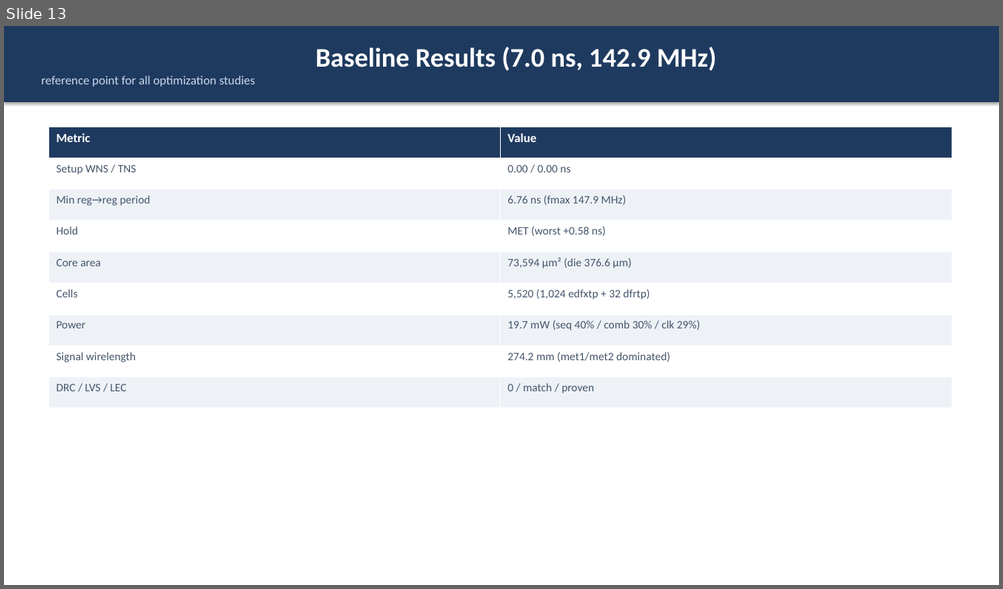
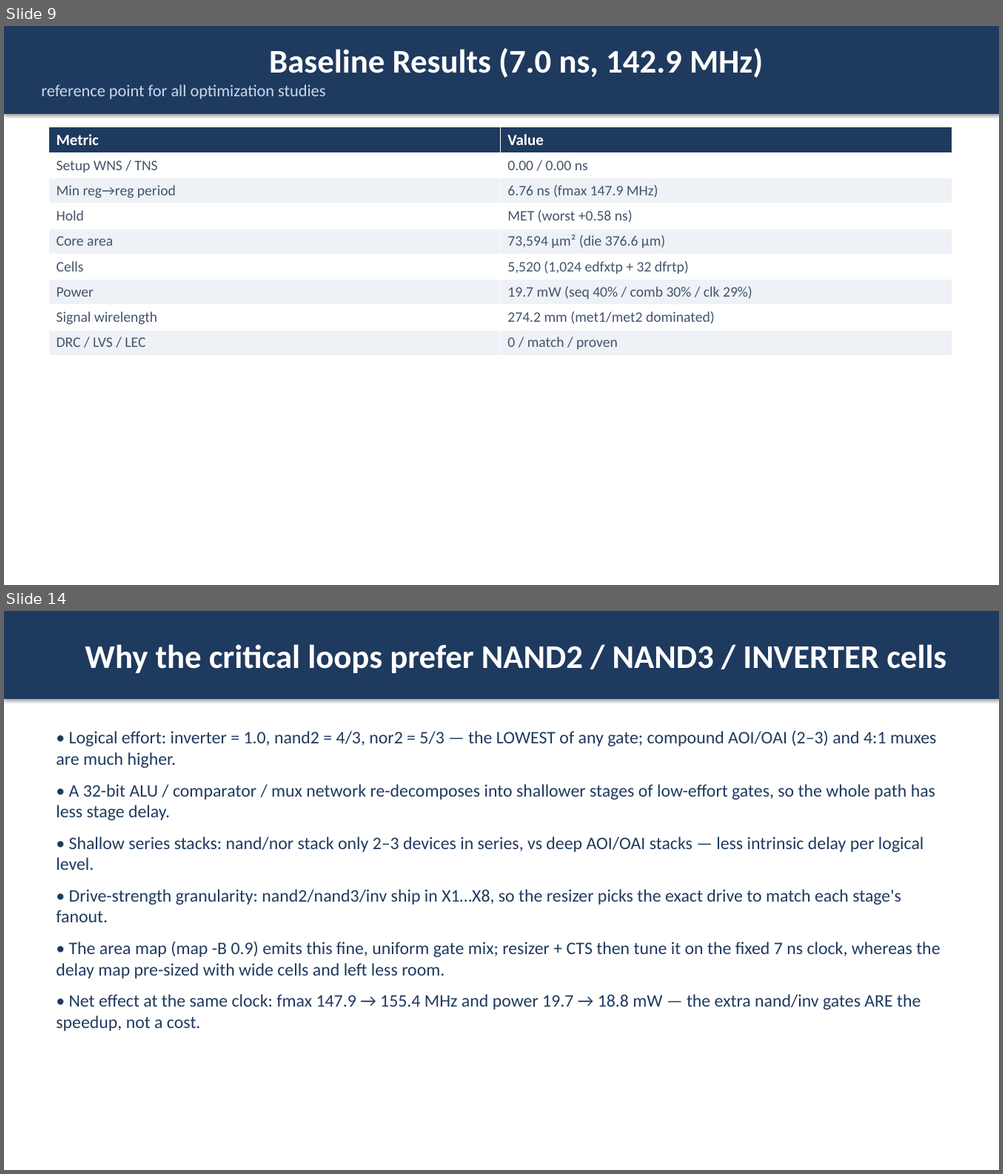
Before and after one commit to wuhannus/lunarch, a slide deck: flow/LUNARCH_AI_Driven_Chip_Design.pptx. Shown one above the other, each under a label of ours: slide 13 before the commit, slides 9 and 14 after it; the slides between them are not shown. The pictures are 1003x589 and 1003x1174 pixels, drawn with LibreOffice and Linux fonts; fonts in the diff are those of the drawing. Boxes give left, top, right and bottom in pixels: in the first picture for what was removed or moved away, otherwise in the second. Text is boxed around its words. In the diff, an @@ line names an element or a change of style, - is before the commit and + after.

Commit message:
Deck: add two-loop diagram + extra-cell table and NAND/NAND3/INV reasoning after the cell-type page

```diff
--- a/flow/LUNARCH_AI_Driven_Chip_Design.pptx
+++ b/flow/LUNARCH_AI_Driven_Chip_Design.pptx
@@ slide 14 added at [4,611,999,1170], background #FFFFFF @@
@@ rectangle added at [4,611,999,699], fill #1F3A5F, 32 pt, text #FFFFFF, bold @@
+Why the critical loops prefer NAND2 / NAND3 / INVERTER cells
@@ text added at [56,731,939,1031], 17 pt, text #1F3A5F @@
+• Logical effort: inverter = 1.0, nand2 = 4/3, nor2 = 5/3 — the LOWEST of any gate; compound AOI/OAI (2–3) and 4:1 muxes are much higher.
+• A 32-bit ALU / comparator / mux network re-decomposes into shallower stages of low-effort gates, so the whole path has less stage delay.
+• Shallow series stacks: nand/nor stack only 2–3 devices in series, vs deep AOI/OAI stacks — less intrinsic delay per logical level.
+• Drive-strength granularity: nand2/nand3/inv ship in X1…X8, so the resizer picks the exact drive to match each stage's fanout.
+• The area map (map -B 0.9) emits this fine, uniform gate mix; resizer + CTS then tune it on the fixed 7 ns clock, whereas the delay map pre-sized with wide cells and left less room.
+• Net effect at the same clock: fmax 147.9 → 155.4 MHz and power 19.7 → 18.8 mW — the extra nand/inv gates ARE the speedup, not a cost.
@@ what was slide 13 is now slide 9 @@
@@ slide 9 changed as well @@
@@ rectangle "Baseline Results (7.0 ns, 142.9 ...": place and size @@
-rectangle "Baseline Results (7.0 ns, 142.9 ..." at [4,26,999,102]
+rectangle "Baseline Results (7.0 ns, 142.9 ..." at [4,26,999,114]
@@ rectangle "Baseline Results (7.0 ns, 142.9 ..." at [4,26,999,114]: size 26 to 32 pt in "Baseline Results (7.0 ns, 142.9 MHz)"; size 12 to 16 pt in "reference point for all optimization studies" @@
@@ table at [48,127,951,355] @@
@@ size 12 to 15 pt in "Metric", "Value" @@
@@ size 11 to 14 pt @@
```
Also in this commit, not shown: 9 other slides changed, 6 other slides added, 8 slides removed, 1 other file.
